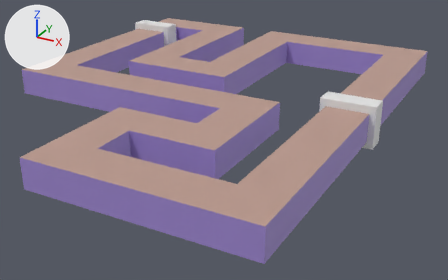
The glTF model dist/assets/hall.glb as it was, and as the next commit left it.
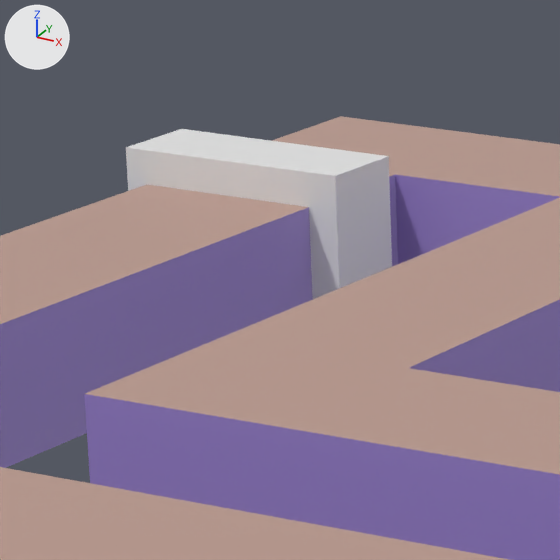
The first picture shows the older version from a 50 mm lens placed at (22.8, -76.6, 33.3), pointed at (-19.0, -0.6, -4.7). The close-ups show both versions on the part from 26% to 45% of the width and 0% to 31% of the height of that picture; other places that the commit changed are outside them. Every picture has the same lights, and +X, +Y and +Z are marked at upper left. Vertices at the same position are counted once.

In view in the first close-up: 'Half', 'Hall'.
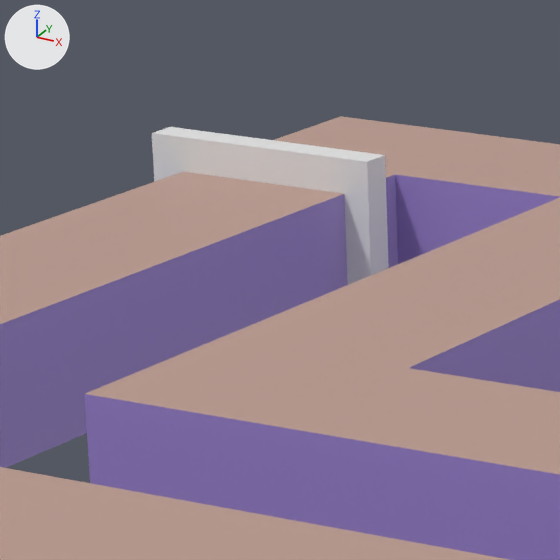
Pixel boxes (x1, y1, x2, y2) of what changed, in the close-ups (560 x 560 px):
'Half', reshaped (11% narrower, 7% shorter)
    before: (126, 129, 392, 299)
    after: (152, 127, 389, 285)

The change in detail:
me_cube_001 has 8 vertices, 12 faces and spans x -51.72..-44.0, y 22.22..25.14, z -0.91..5.07.
me_cube_001 is used by ob_half; location (0.0, 0.0, 0.0).
Part 1, on me_cube_001:
Vertex 0 of me_cube_001 moves from (-51.72, 22.22, -0.91) to (-52.13, 24.14, -0.92).
Vertex 1 of me_cube_001 moves from (-51.72, 22.22, 5.07) at pixel (125, 147) to (-52.13, 24.14, 5.08) at pixel (151, 133).
Vertex 2 of me_cube_001 moves from (-51.72, 25.14, -0.91) to (-52.13, 25.14, -0.92).
Vertex 3 of me_cube_001 moves from (-51.72, 25.14, 5.07) at pixel (181, 128) to (-52.13, 25.14, 5.08) at pixel (170, 126).
Vertex 4 of me_cube_001 moves from (-44.0, 22.22, -0.91) to (-44.13, 24.14, -0.92).
Vertex 5 of me_cube_001 moves from (-44.0, 22.22, 5.07) at pixel (335, 175) to (-44.13, 24.14, 5.08) at pixel (367, 161).
Vertex 6 of me_cube_001 moves from (-44.0, 25.14, -0.91) to (-44.13, 25.14, -0.92).
Vertex 7 of me_cube_001 moves from (-44.0, 25.14, 5.07) at pixel (388, 156) to (-44.13, 25.14, 5.08) at pixel (385, 155).
